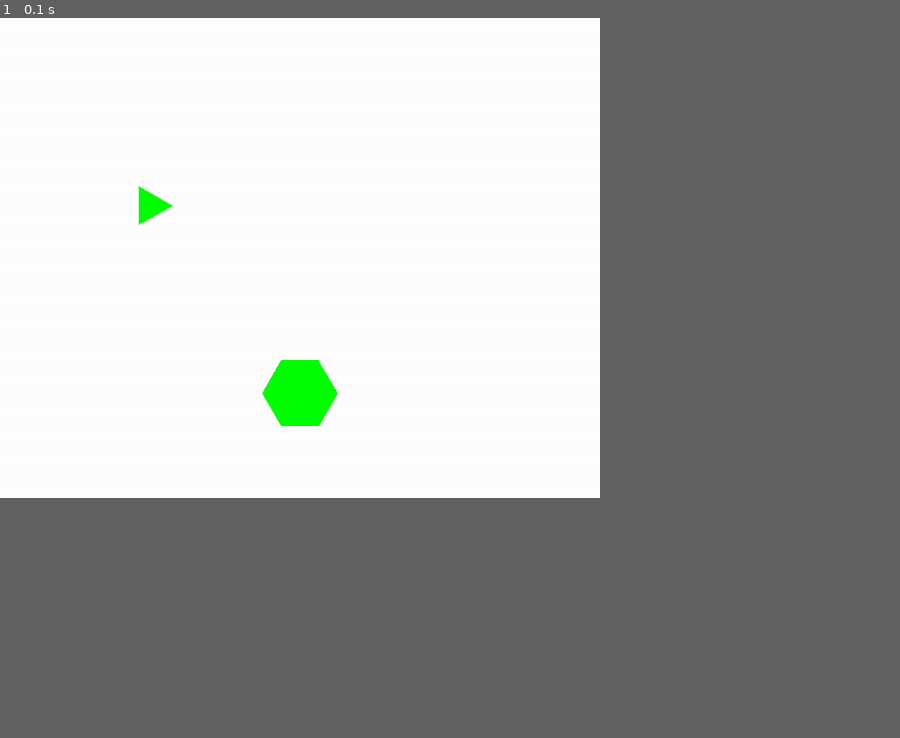
Above: before the commit, frame 1.
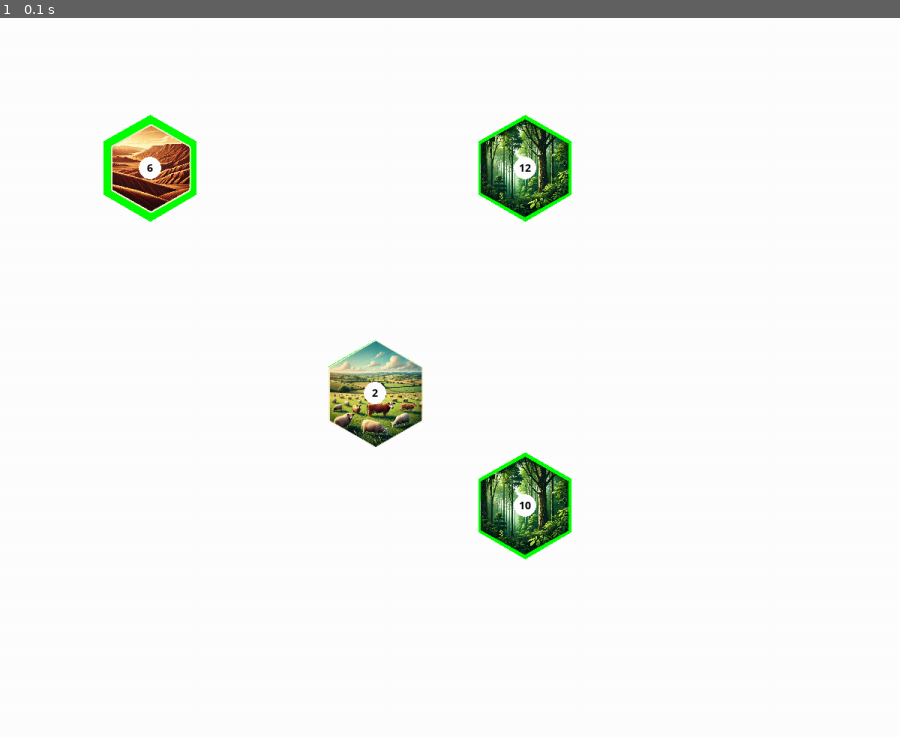
Above: after the commit, the same moment.

Repository: nikolamaksic/pygame_practice
Game: pygame game, started from catan/main.py
The game is run twice, just before and just after one commit, with the same random seed, the same clock (stepped at 60 frames per second) and the same inputs.
Inputs:
- Up to frame 1 (0.1 s): no input
In our replay, the window is 600x480 before the commit and 900x720 after it. These sizes can differ from the game's own. Grey fills any space a smaller window leaves; there, only what the larger window draws over its background counts as a difference.

The runs differ from the first frame. In frame 1, 5.1% of the frame differs, in the area x 11-64%, y 13-76%.

Commit message:
feat: added Tile class

Diff:
--- a/catan/main.py
+++ b/catan/main.py
@@ -1,11 +1,14 @@
 import pygame
+from utils.Tile import Tile
 
 pygame.init()
-SCREEN_WIDTH = 800
+SCREEN_WIDTH = 1200
 SCREEN_HEIGHT = int(SCREEN_WIDTH*0.8)
 
 screen = pygame.display.set_mode([SCREEN_WIDTH, SCREEN_HEIGHT])
 pygame.display.set_caption('Catan')
+
+GAME_FONT = pygame.font.SysFont(name='Comic Sans MS', size=15, bold=True)
 
 clock = pygame.time.Clock()
 FPS = 60
@@ -15,23 +18,20 @@
 def draw_bg():
     screen.fill(BG)
 
-def draw_ntagon(surf, n, position, radius, colour):
-    x, y = position
-    angle = 2*pi/n
-    points = []
-    for i in range(n):
-        xp = x + cos(angle*i)*radius
-        yp = y + sin(angle*i)*radius
-        points.append((xp, yp))
-    return pygame.draw.polygon(surf, colour, points)
+img_scale = 0.15
+img_size = pygame.image.load(f'img/icons/forest.png').convert_alpha().get_width()*img_scale
 
-
+t = Tile(200, 200, 'bricks', 6, GAME_FONT, img_size)
+t1 = Tile(500, 500, 'cattle', 2, GAME_FONT, img_size)
+t2 = Tile(700, 650, 'forest', 10, GAME_FONT, img_size)
+t4 = Tile(700, 200, 'forest', 12, GAME_FONT, img_size)
 while run:
     clock.tick(FPS)
     draw_bg()
-    draw_ntagon(screen, 3, (200, 250), 30, (0, 255, 0))
-    ret = draw_ntagon(screen, 6, (400, 500), 50, (0, 255, 0))
-    ret.collidepoint((0, 0))
+    t.draw(screen)
+    t2.draw(screen)
+    t1.draw(screen)
+    t4.draw(screen)
     for event in pygame.event.get():
         if event.type == pygame.QUIT:
             run = False
--- /dev/null
+++ b/catan/utils/Tile.py
@@ -0,0 +1,56 @@
+import pygame
+
+from math import pi, cos, sin
+import pygame.gfxdraw
+from pygame import Color
+
+class Ntagon:
+    def __init__(self, n, position, radius, rotationAngle=0):
+        self.x, self.y = position
+        self.angle = 2*pi/n
+        self.rotationAngle = rotationAngle
+        self.points = []
+        for i in range(n):
+            xp = self.x + cos(self.angle*i+self.rotationAngle)*radius
+            yp = self.y + sin(self.angle*i+self.rotationAngle)*radius
+            self.points.append((xp, yp))
+
+    def draw(self, surf, colour):
+        pygame.gfxdraw.filled_polygon(surf, self.points, colour)
+
+class Hexagon(Ntagon):
+    def __init__(self, position, radius):
+        super().__init__(6, position, radius, rotationAngle=pi/6)
+
+
+class Tile(pygame.sprite.Sprite):
+    def __init__(self, x, y, type, tile_num, game_font, img_size=1):
+        pygame.sprite.Sprite.__init__(self)
+        self.game_font = game_font
+        self.tile_num = tile_num
+        img = pygame.image.load(f'img/icons/{type}.png').convert_alpha()
+        scale = img_size/img.get_width()
+        self.image = pygame.transform.scale(img, (int(img.get_width() * scale), int(img.get_height() * scale)))
+        self.rect = self.image.get_rect()
+        self.rect.center = (x,y)
+        self.hexagon_side = int(self.image.get_width()/2)
+        # dHexSide = self.hexagon_side*0.05
+        dHexSide = 5
+        self.hexagonFrame = Hexagon(self.rect.center, self.hexagon_side-dHexSide) #TODO check frame size
+
+
+    def tile_design(self):
+        pass
+        # function used to define layers of
+
+    def draw(self, surf):
+        green_colour = (0, 255, 0)
+        white_colour = (255, 255, 255)
+        black_colour = (0, 0, 0)
+        center_crl_r = 15
+        self.hexagonFrame.draw(surf, green_colour)
+        surf.blit(self.image, self.rect)
+        cr = pygame.draw.circle(surf, white_colour, self.rect.center, center_crl_r)
+        text_surf = self.game_font.render(str(self.tile_num), True, black_colour)
+        text_rect = text_surf.get_rect(center = self.rect.center)
+        surf.blit(text_surf, text_rect)
Binary file added: catan/img/icons/bricks.png
Binary file added: catan/img/icons/cattle.png
Binary file added: catan/img/icons/forest.png
Binary file added: catan/img/icons/stone.png
Binary file added: catan/img/icons/wheat.png
